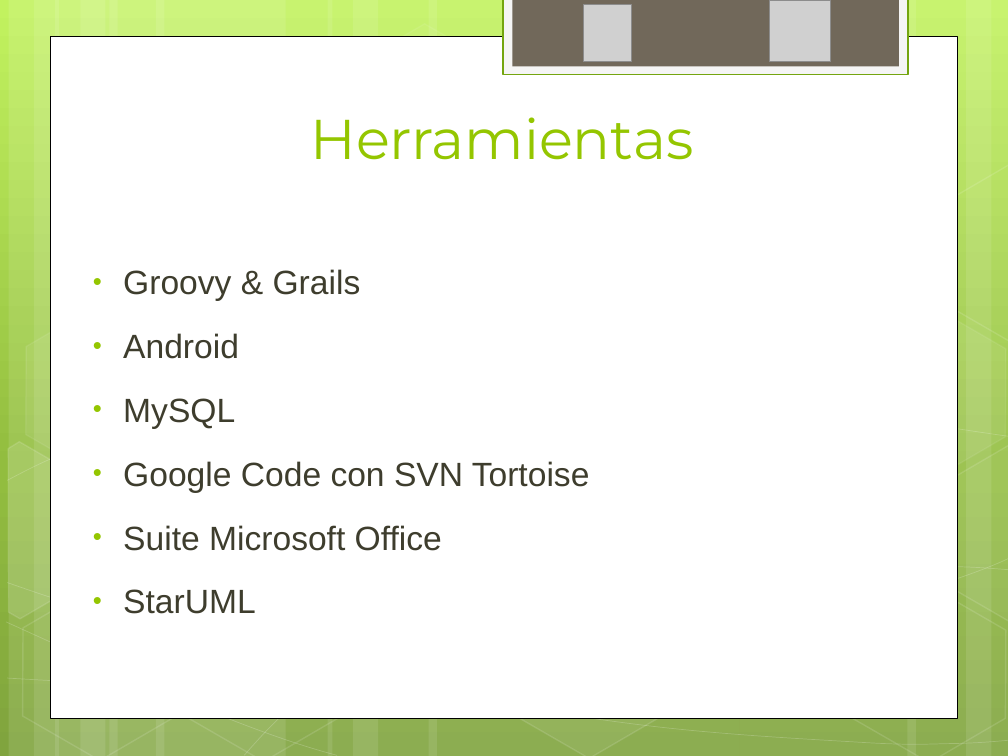
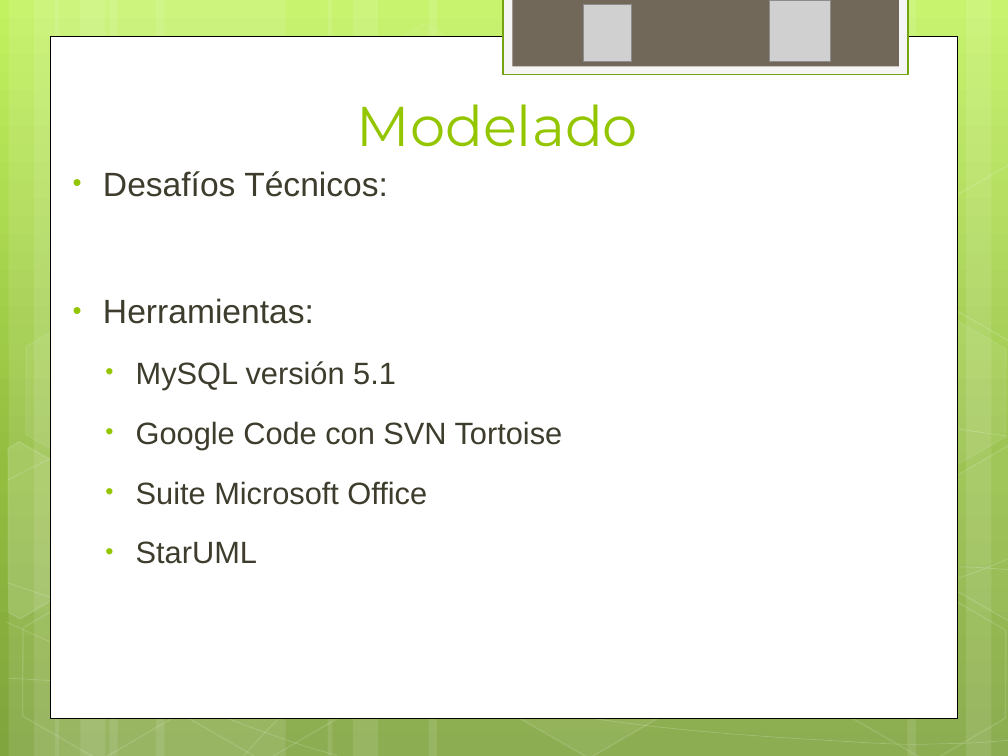
Before and after one commit to ptissera/habilitacion-profesional-2012-4k4, a slide deck: slide 20 of Documentacion/Proyecto/Presentacion Final/Exposicion Final.pptx (slide 27 before the commit). Drawn at 1008x756 pixels with LibreOffice and Linux fonts; fonts in the diff are those of the drawing; grey boxes stand for pictures. Boxes give left, top, right and bottom in pixels: in the first picture for what was removed or moved away, otherwise in the second. Text is boxed around its words. In the diff, an @@ line names an element or a change of style, - is before the commit and + after.

```diff
--- a/Documentacion/Proyecto/Presentacion Final/Exposicion Final.pptx
+++ b/Documentacion/Proyecto/Presentacion Final/Exposicion Final.pptx
@@ title at (357, 104, 638, 147): text changed @@
-Herramientas
+Modelado
@@ text "Desafíos Técnicos:": place and size @@
-text "Desafíos Técnicos:" at (123, 269, 590, 614)
+text "Desafíos Técnicos:" at (103, 171, 563, 564)
@@ text at (103, 171, 396, 389): text changed @@
-• Groovy & Grails
-• Android
-• MySQL
+• Desafíos Técnicos:
+• Herramientas:
+  • MySQL versión 5.1
@@ text at (136, 421, 563, 564): size 24 to 22 pt in "Google Code con SVN Tortoise", "Suite Microsoft Office", "StarUML"; list level 1 to 2 in "Google Code con SVN Tortoise"; list level 1 to 2 in "Suite Microsoft Office"; list level 1 to 2 in "StarUML" @@
```
Also in this commit, not shown: 13 other slides changed, 3 slides added, 11 slides removed.
